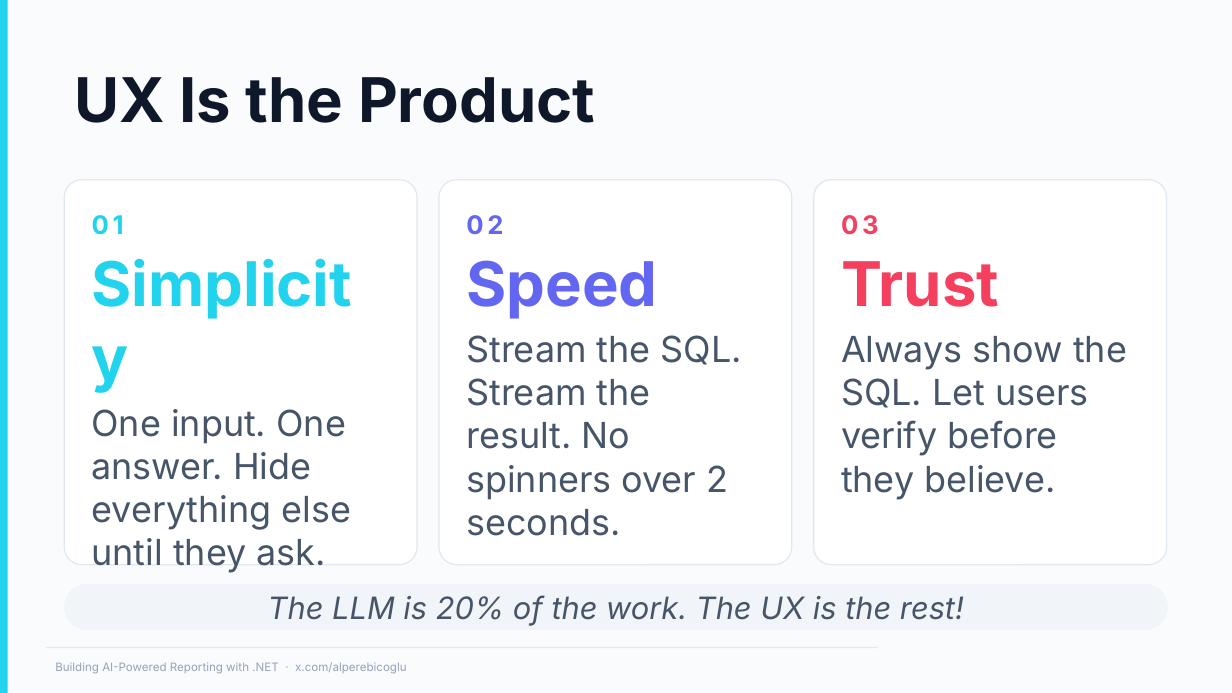
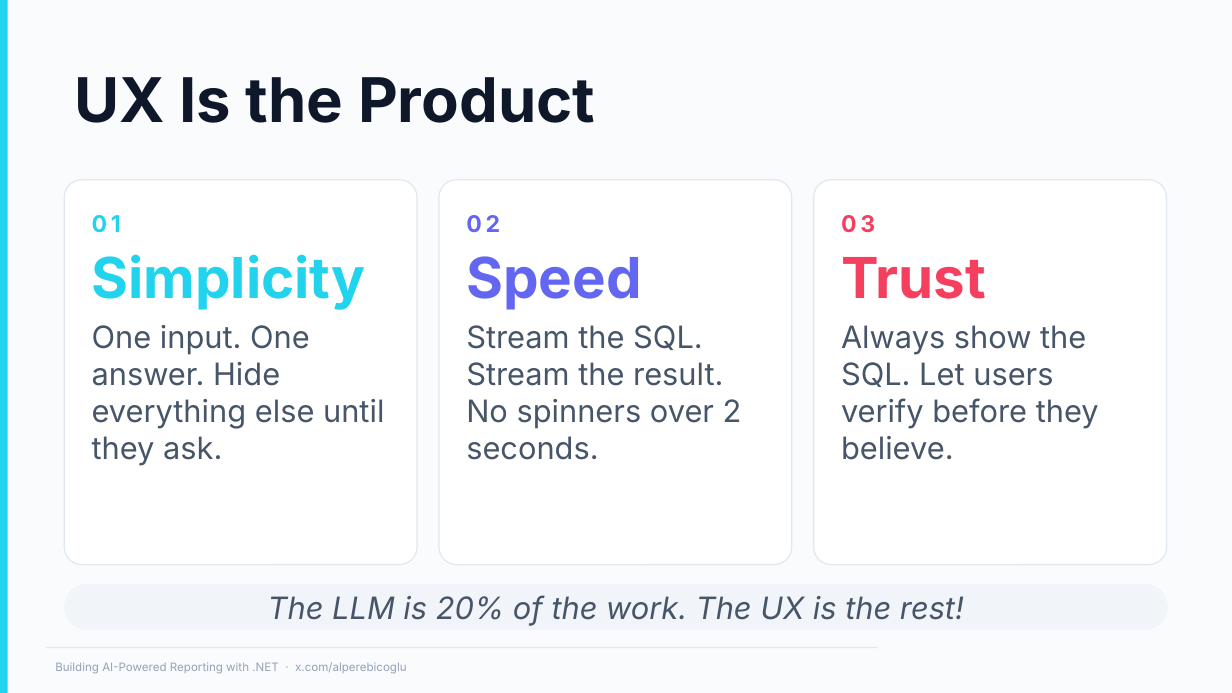
Before and after one commit to ebicoglu/chat-with-your-data-conference, a slide deck: slide 17 of Presentation-Master.pptx. Drawn at 1232x693 pixels with LibreOffice and Linux fonts; fonts in the diff are those of the drawing; background and template pictures are left out. Boxes give left, top, right and bottom in pixels: in the first picture for what was removed or moved away, otherwise in the second. Text is boxed around its words. In the diff, an @@ line names an element or a change of style, - is before the commit and + after.

```diff
--- a/Presentation-Master.pptx
+++ b/Presentation-Master.pptx
@@ rounded rectangle "01" at <box>64,179,417,565</box>: size 20 to 18 pt in "01"; size 48 to 44 pt in "Simplicity"; size 28 to 24 pt in "One input. One answer. Hide everything else ..." @@
@@ rounded rectangle "02" at <box>439,179,792,565</box>: size 20 to 18 pt in "02"; size 48 to 44 pt in "Speed"; size 28 to 24 pt in "Stream the SQL. Stream the result. No ..." @@
@@ rounded rectangle "03" at <box>814,179,1167,565</box>: size 20 to 18 pt in "03"; size 48 to 44 pt in "Trust"; size 28 to 24 pt in "Always show the SQL. Let users verify ..." @@
```
Also in this commit, not shown: 10 other slides changed.
